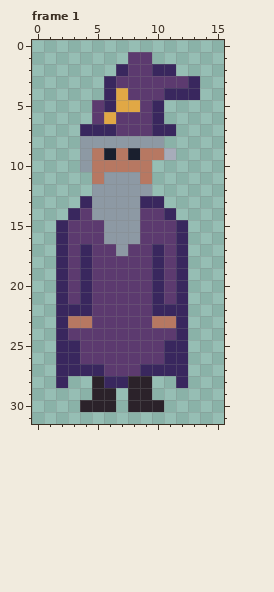
One commit to this pixel-art file: game_assets/Wizard.aseprite. The picture above was drawn from the file before the commit.
16x32 pixels, 1 frame. Shown: frame 1. The commit also changed other frames, which this record leaves out.
New version:
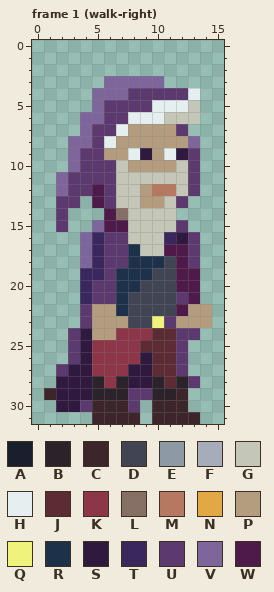
Palette (. is transparent): A #1a1f2e  B #2b222a  C #3c252b  D #414453  E #8d99a4  F #a7acba  G #c4c6b8  H #e5efef  J #5c2b34  K #8d3649  L #867066  M #b77862  N #e1a845  P #b49d7e  Q #eff37c  R #1e314b  S #2f193e  T #39275e  U #5c3a6f  V #7e659b  W #4e1a49
The exact change:
Changed rows in their new state; - is an unchanged pixel.
Frame 1 (walk-right):
first column x 1:
 1 -------..-----
 2 ------.....---
 3 -----VVVVV...-
 4 ----VVV---UUH-
 5 ----VUUU-HHHG-
 6 ---VVU-HHHGGG-
 7 ---VUUHPPPPU--
 8 --VVUHPPPPPPV-
 9 --VUUPPHSPHSU-
10 --VUUUGPPPPGU-
11 -VUUUUGGGGGGU-
12 -VUUWUGGPMMGU-
13 -UU.WUGGPPGU--
14 -U...WLGGGG---
15 -U..VWWGGGGU--
16 -..VTUUGGGTSU-
17 -..VT-URGGWWU-
18 -..VT--RRRDWU-
19 -..-T-RRRDDWW-
20 -..---RRDDDWW-
21 -..---RDDDDUW-
22 -..UPPRDDDDWPP
23 -..UPPPDDQUPPP
24 -.-SPPKKKJJUU-
25 -.USKKKKJJJU--
26 -.USKKKKSJJU--
27 -USSKKKSSJJU--
28 -SSS-KBSSBJBU-
29 CSSS--BUUBBC--
30 -SSUCCCU.CCC--
31 ----CCCC-CCCC-
Changed places in both pictures, as pixel boxes (x1, y1, x2, y2):
changed: (44, 52, 212, 424)
